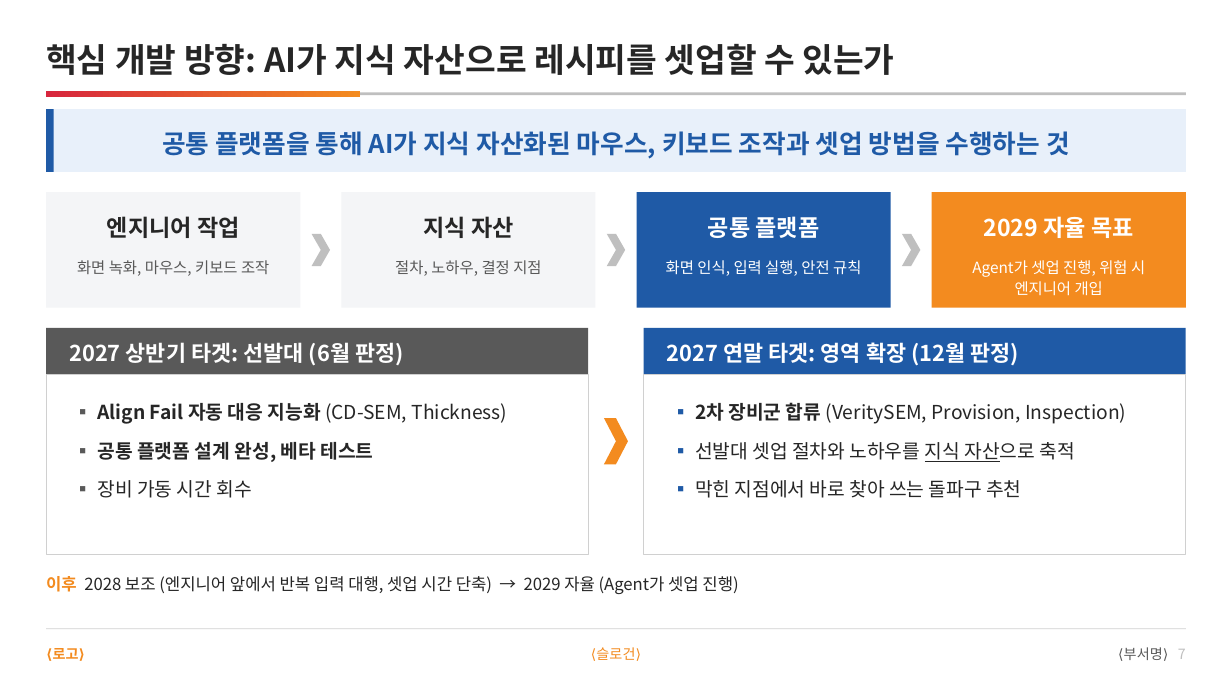
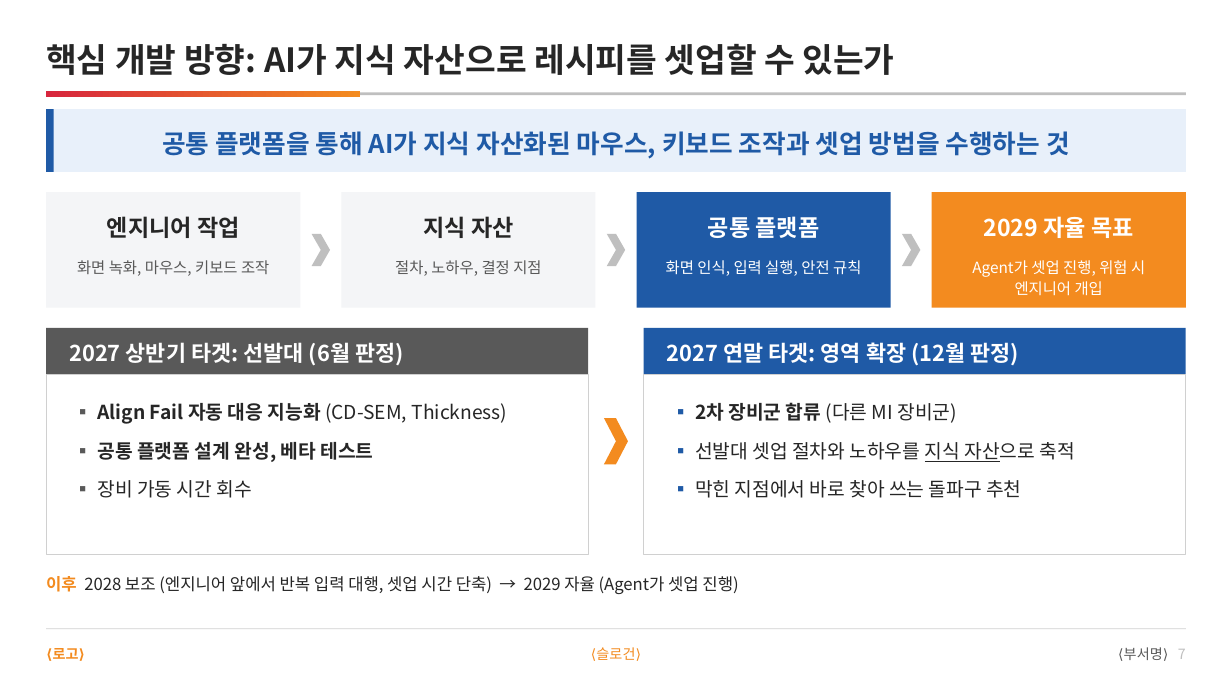
Before and after one commit to DarrenKoi/pm_notes, a slide deck: slide 7 of my-task/arc-tf/deliverables/arc-tf-team-full.pptx. Drawn at 1232x693 pixels with LibreOffice and Linux fonts; fonts in the diff are those of the drawing. Boxes give left, top, right and bottom in pixels: in the first picture for what was removed or moved away, otherwise in the second. Text is boxed around its words. In the diff, an @@ line names an element or a change of style, - is before the commit and + after.

```diff
--- a/my-task/arc-tf/deliverables/arc-tf-team-full.pptx
+++ b/my-task/arc-tf/deliverables/arc-tf-team-full.pptx
@@ text at (695, 402, 958, 423): text changed @@
-▪ 2차 장비군 합류 (VeritySEM, Provision, Inspection)
+▪ 2차 장비군 합류 (다른 MI 장비군)
```
Also in this commit, not shown: 6 other slides changed, 19 other files.
